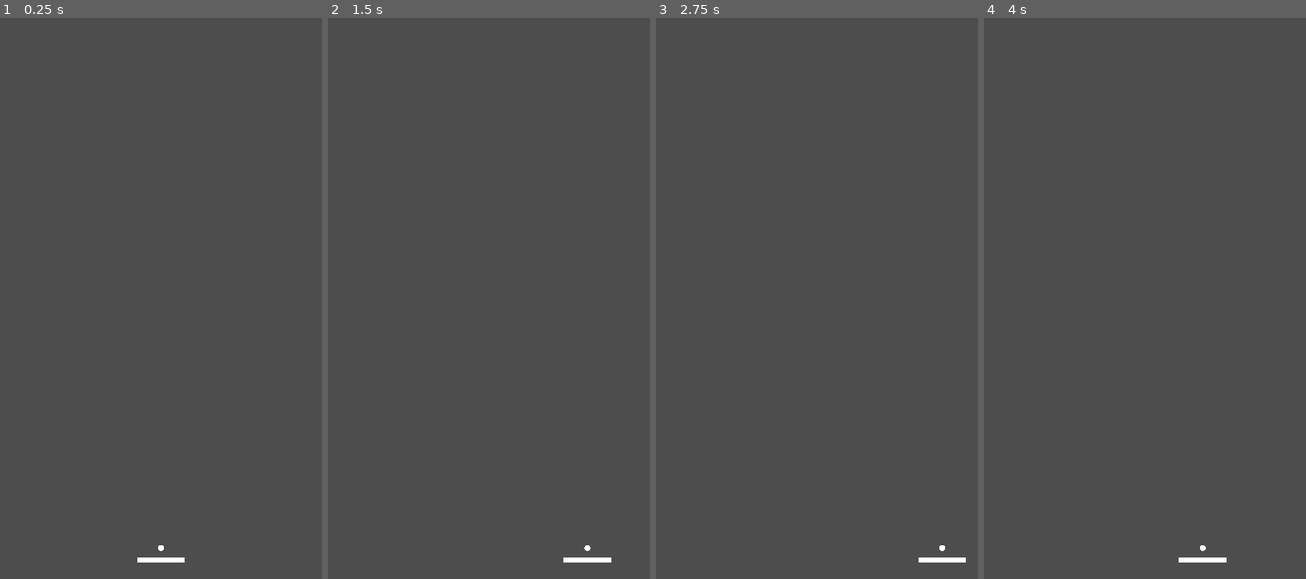
Above: before the commit, frames 1-4 (left to right).
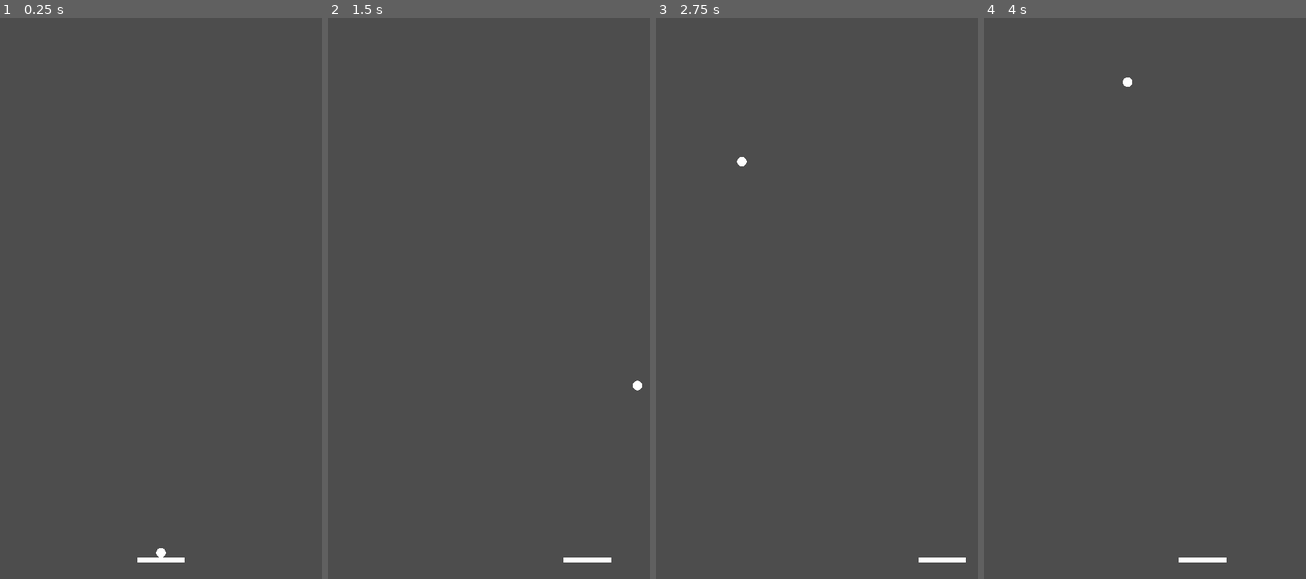
Above: after the commit, the same moments.

Repository: humding3r/20-games-breakout
Game: Godot game, scene res://stage.tscn
Two runs of this game, one before a commit and one after it. Both use one fixed random seed, a clock stepped at 60 frames per second and the inputs below.
Inputs:
- Up to frame 1 (0.25 s): no input
- Up to frame 2 (1.5 s): tap Enter at 0.5 s; hold D (move_right) 0.53-1.28 s; hold Space (launch, bound only after the commit) 0.53-1.28 s; hold A (move_left) from 1.28 s (still down); tap Space (launch, bound only after the commit) at 1.35 s
- Up to frame 3 (2.75 s): release A (move_left) at 2.03 s; hold D (move_right) from 2.03 s (still down); hold Space (launch, bound only after the commit) from 2.03 s (still down)
- Up to frame 4 (4 s): release Space (launch, bound only after the commit) at 2.78 s; tap Space (launch, bound only after the commit) at 2.85, 3.5 s; release D (move_right) at 3.53 s; hold A (move_left) from 3.53 s (still down); hold Space (launch, bound only after the commit) from 3.53 s (still down)

The runs differ from the first frame. In frame 1, less than 0.1% of the frame differs, in the area x 48-52%, y 93-97%; in frame 2, less than 0.1%; in frame 3, less than 0.1%, in the area x 25-90%, y 24-96%; in frame 4, less than 0.1%.

Commit message:
Add ball launch and bounce

Diff:
--- a/ball.gd
+++ b/ball.gd
@@ -2,5 +2,20 @@
 
 @export var hitbox: CollisionShape2D
 
+const SPEED: float = 300.0
+
 func _draw() -> void:
-	draw_circle(hitbox.position, 5, Color("WHITE"))
+	draw_circle(hitbox.position, hitbox.shape.radius, Color("WHITE"))
+
+func _input(event: InputEvent) -> void:
+	if event.is_action_pressed("launch") and freeze:
+		var temp: Vector2 = global_position
+		freeze = false
+		top_level = true
+		global_position = temp
+		apply_central_impulse(Vector2(SPEED, -SPEED))
+
+func _physics_process(delta: float) -> void:
+	var collision_info: KinematicCollision2D = move_and_collide(Vector2.ZERO)
+	if collision_info:
+		linear_velocity = linear_velocity.bounce(collision_info.get_normal())
--- a/ball.tscn
+++ b/ball.tscn
@@ -3,10 +3,11 @@
 [ext_resource type="Script" path="res://ball.gd" id="1_oo52b"]
 
 [sub_resource type="CircleShape2D" id="CircleShape2D_1bcjc"]
+radius = 8.0
 
 [node name="Ball" type="RigidBody2D" node_paths=PackedStringArray("hitbox")]
-collision_layer = 0
-collision_mask = 0
+collision_layer = 4
+collision_mask = 3
 gravity_scale = 0.0
 sleeping = true
 freeze = true
@@ -14,5 +15,5 @@
 hitbox = NodePath("CollisionShape2D")
 
 [node name="CollisionShape2D" type="CollisionShape2D" parent="."]
-position = Vector2(0, -16)
+position = Vector2(0, -8)
 shape = SubResource("CircleShape2D_1bcjc")
--- a/paddle.gd
+++ b/paddle.gd
@@ -1,12 +1,10 @@
-extends CharacterBody2D
+extends AnimatableBody2D
 
-const SPEED: float = 300.0
+@export var ball_spawn: Marker2D
+@export var ball: PackedScene
+
+const SPEED: float = 5.0
 
 func _physics_process(delta: float) -> void:
-	var direction := Input.get_axis("move_left", "move_right")
-	if direction:
-		velocity.x = direction * SPEED
-	else:
-		velocity.x = move_toward(velocity.x, 0, SPEED)
-
-	move_and_slide()
+	var direction: int = Input.get_axis("move_left", "move_right")
+	move_and_collide(Vector2(direction * SPEED, 0))
--- a/paddle.tscn
+++ b/paddle.tscn
@@ -1,12 +1,14 @@
 [gd_scene load_steps=4 format=3 uid="uid://br778passatby"]
 
 [ext_resource type="Script" path="res://paddle.gd" id="1_a4o38"]
-[ext_resource type="PackedScene" uid="uid://hy6qrg5jxu4l" path="res://ball.tscn" id="2_eknhb"]
+[ext_resource type="PackedScene" uid="uid://hy6qrg5jxu4l" path="res://ball.tscn" id="2_yqhys"]
 
 [sub_resource type="RectangleShape2D" id="RectangleShape2D_kvmde"]
 size = Vector2(80, 8)
 
-[node name="Paddle" type="CharacterBody2D"]
+[node name="Paddle" type="AnimatableBody2D"]
+collision_layer = 2
+sync_to_physics = false
 script = ExtResource("1_a4o38")
 
 [node name="Polygon2D" type="Polygon2D" parent="."]
@@ -16,7 +18,7 @@
 [node name="CollisionShape2D" type="CollisionShape2D" parent="."]
 shape = SubResource("RectangleShape2D_kvmde")
 
-[node name="BallSpawnPoint" type="Marker2D" parent="."]
+[node name="Ball" parent="." instance=ExtResource("2_yqhys")]
 position = Vector2(0, -4)
-
-[node name="Ball" parent="BallSpawnPoint" instance=ExtResource("2_eknhb")]
+lock_rotation = true
+linear_damp_mode = 1
--- a/project.godot
+++ b/project.godot
@@ -10,7 +10,7 @@
 
 [application]
 
-config/name="20Games"
+config/name="20GamesBreakout"
 run/main_scene="res://stage.tscn"
 config/features=PackedStringArray("4.2", "GL Compatibility")
 config/icon="res://icon.svg"
@@ -43,6 +43,11 @@
 "events": [Object(InputEventKey,"resource_local_to_scene":false,"resource_name":"","device":-1,"window_id":0,"alt_pressed":false,"shift_pressed":false,"ctrl_pressed":false,"meta_pressed":false,"pressed":false,"keycode":0,"physical_keycode":68,"key_label":0,"unicode":100,"echo":false,"script":null)
 ]
 }
+launch={
+"deadzone": 0.5,
+"events": [Object(InputEventKey,"resource_local_to_scene":false,"resource_name":"","device":-1,"window_id":0,"alt_pressed":false,"shift_pressed":false,"ctrl_pressed":false,"meta_pressed":false,"pressed":false,"keycode":0,"physical_keycode":32,"key_label":0,"unicode":32,"echo":false,"script":null)
+]
+}
 
 [rendering]
 
--- a/stage.tscn
+++ b/stage.tscn
@@ -1,6 +1,7 @@
-[gd_scene load_steps=3 format=3 uid="uid://b7d4wu4r7px0f"]
+[gd_scene load_steps=4 format=3 uid="uid://b7d4wu4r7px0f"]
 
 [ext_resource type="PackedScene" uid="uid://br778passatby" path="res://paddle.tscn" id="1_dah8a"]
+[ext_resource type="PackedScene" uid="uid://hy6qrg5jxu4l" path="res://ball.tscn" id="2_ybchx"]
 
 [sub_resource type="WorldBoundaryShape2D" id="WorldBoundaryShape2D_lmnuy"]
 
@@ -8,6 +9,7 @@
 
 [node name="Paddle" parent="." instance=ExtResource("1_dah8a")]
 position = Vector2(0, 448)
+ball = ExtResource("2_ybchx")
 
 [node name="Camera2D" type="Camera2D" parent="."]
 
Not shown, changed: .gitignore
